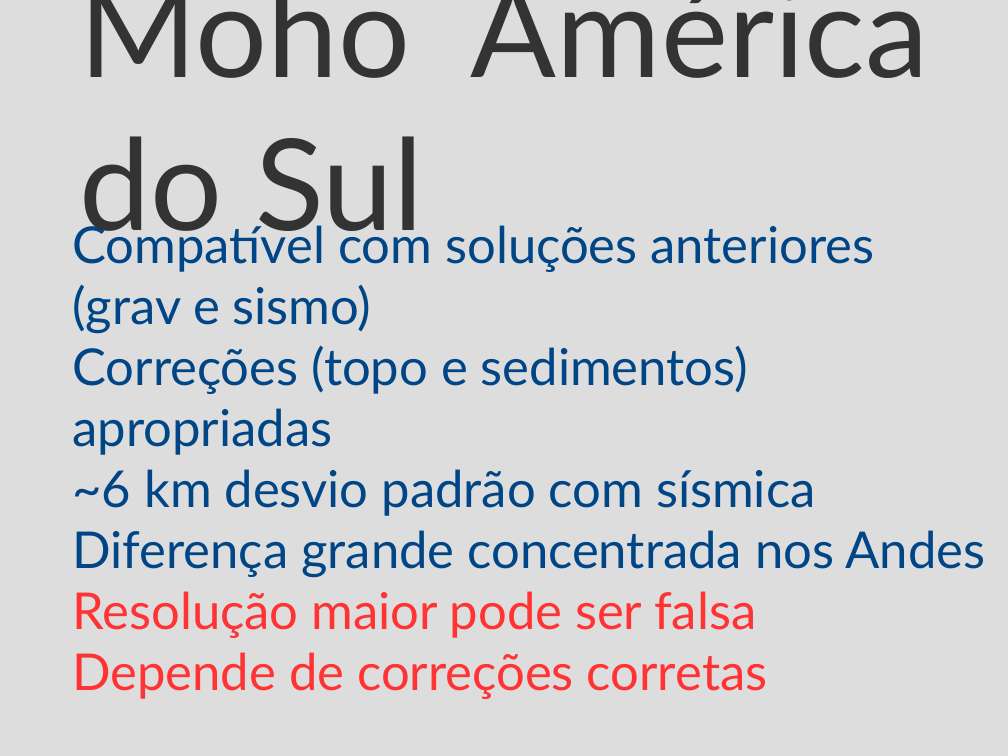
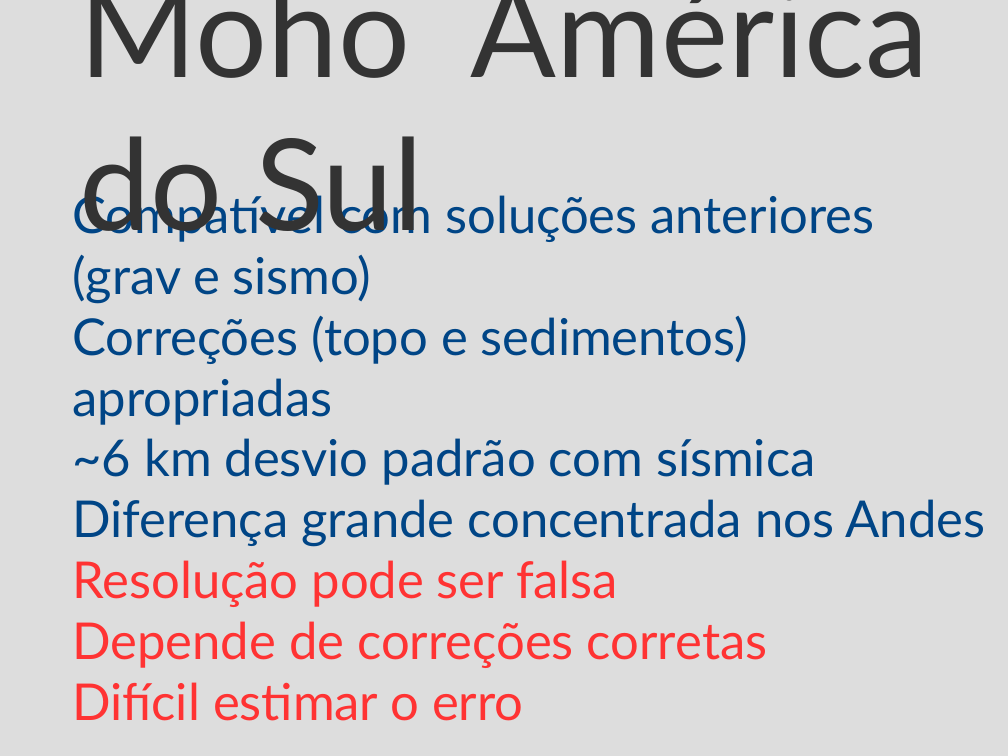
Before and after one commit to leouieda/phd-thesis, a slide deck: slide 123 of presentation/moho.odp (slide 121 before the commit). Drawn at 1008x756 pixels with LibreOffice and Linux fonts; fonts in the diff are those of the drawing. Boxes give left, top, right and bottom in pixels: in the first picture for what was removed or moved away, otherwise in the second. Text is boxed around its words. In the diff, an @@ line names an element or a change of style, - is before the commit and + after.

Commit message:
Tweaks to final figures in Moho results

```diff
--- a/presentation/moho.odp
+++ b/presentation/moho.odp
@@ text "Compatível com soluções anteriores (grav ...": place and size @@
-text "Compatível com soluções anteriores (grav ..." at box(72, 220, 985, 699)
+text "Compatível com soluções anteriores (grav ..." at box(72, 189, 985, 721)
@@ text at box(72, 560, 618, 607): text changed @@
-Resolução maior pode ser falsa
+Resolução pode ser falsa
@@ text at box(72, 682, 524, 721): paragraph added @@
+Difícil estimar o erro
```
Also in this commit, not shown: 1 other slide changed, 3 slides added, 1 slide removed, 3 other files.
